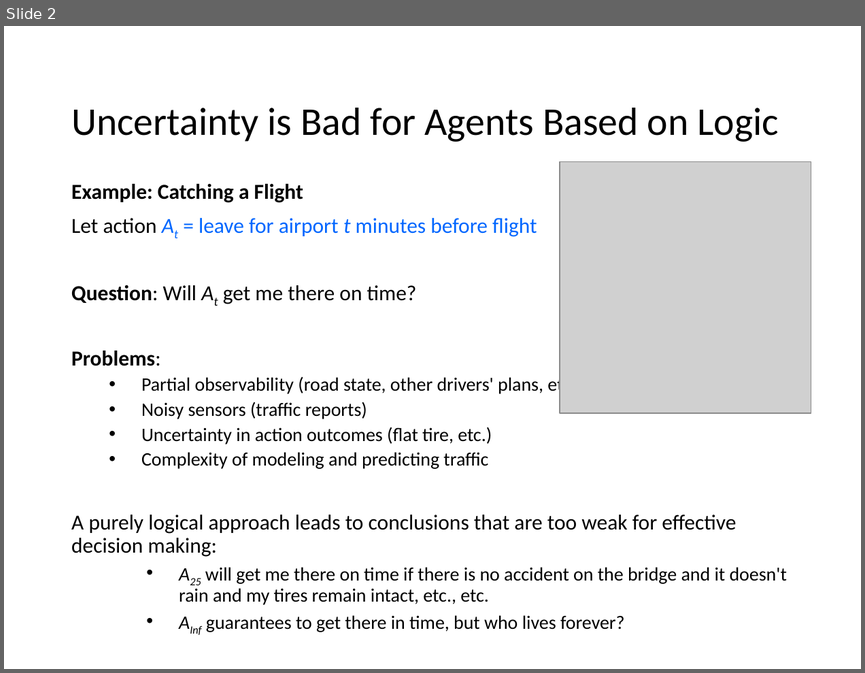
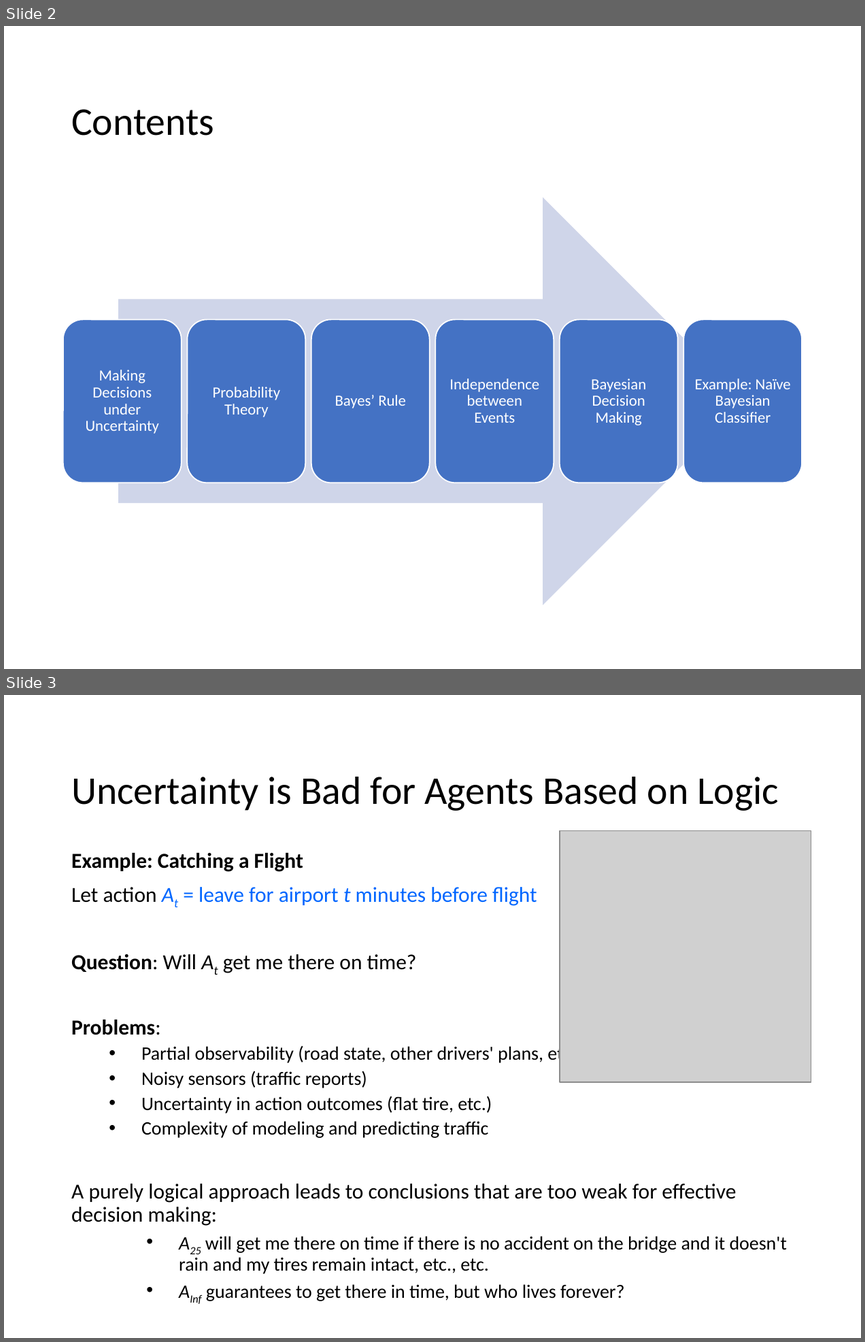
Before and after one commit to mhahsler/CS7320-AI, a slide deck: slides/12_uncertainty.pptx. Shown one above the other, each under a label of ours: slide 2 before the commit, slides 2 and 3 after it. The pictures are 865x673 and 865x1342 pixels, drawn with LibreOffice and Linux fonts; fonts in the diff are those of the drawing; grey boxes stand for pictures. Boxes give left, top, right and bottom in pixels: in the first picture for what was removed or moved away, otherwise in the second. Text is boxed around its words. In the diff, an @@ line names an element or a change of style, - is before the commit and + after.

```diff
--- a/slides/12_uncertainty.pptx
+++ b/slides/12_uncertainty.pptx
@@ slide 2 added at [4, 26, 861, 669], background #FFFFFF @@
@@ title added at [71, 109, 214, 135], 33 pt, text #000000 @@
+Contents
@@ group added at [63, 197, 802, 605]: 6 rounded rectangles, 6 texts, 1 right arrow @@
+Making Decisions under Uncertainty
+Probability Theory
+Bayes’ Rule
+Independence between Events
+Bayesian Decision Making
+Example: Naïve Bayesian Classifier
@@ what was slide 2 is now slide 3 @@
```
Also in this commit, not shown: 3 slides changed, 6 other files.
